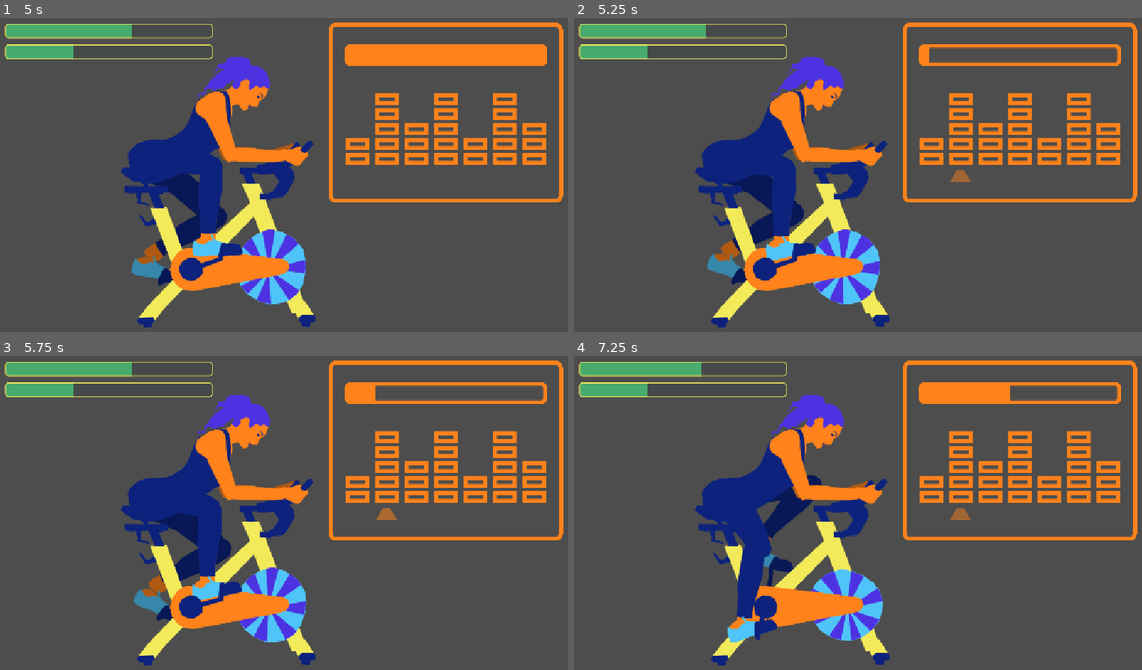
Above: before the commit, frames 1-4 (two rows, left to right).
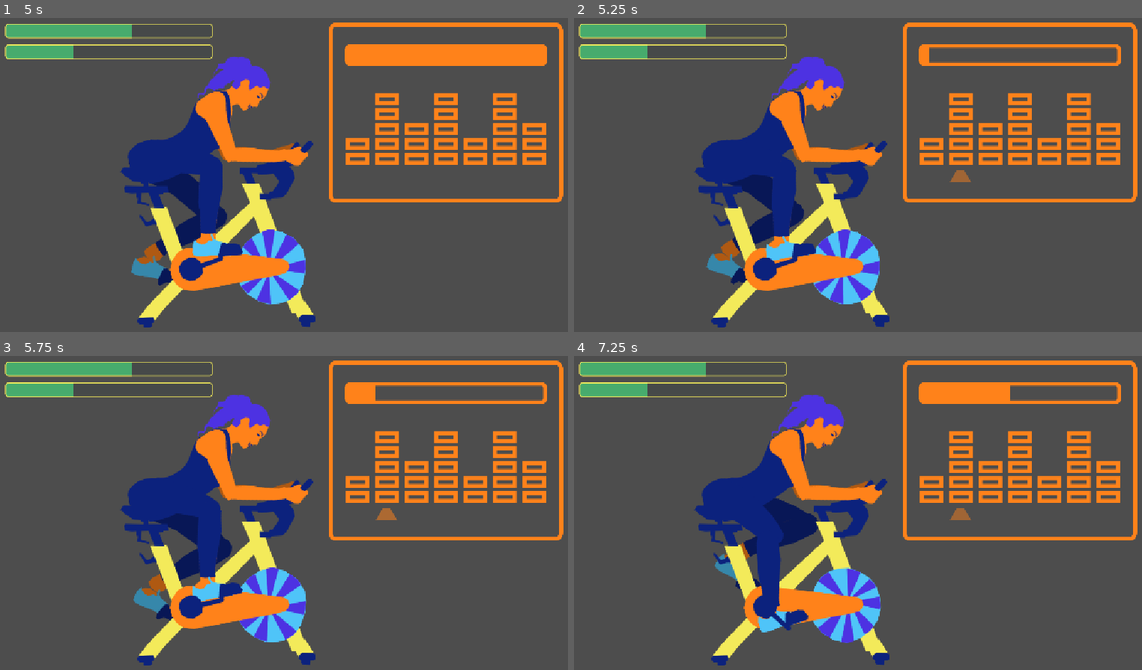
Above: after the commit, the same moments.

Repository: local-minimum/The-Vicious-Cycle
Game: Godot game, scene res://levels/spinning/spinning.tscn
The game is run twice, just before and just after one commit, with the same random seed, the same clock (stepped at 60 frames per second) and the same inputs.
Inputs (mouse positions are in pixels of both pictures, inside the frame that each line leads up to):
- Up to frame 1 (5 s): tap Enter at 0.5, 3.6 s; move the mouse to (414, 153) at 0.52 s; hold D (pedal_right) 0.53-1.28 s; tap Ctrl at 0.6 s; click (414, 153) at 0.67 s; tap Space at 0.77, 1.52, 3.02, 3.77, 4.52 s; move the mouse to (164, 187) at 1.27 s; hold S 1.28-2.03 s; tap Q at 1.35 s; move the mouse to (346, 96) at 2.02 s; hold D (pedal_right) 2.03-2.78 s; tap Delete at 2.1 s; move the mouse to (255, 237) at 2.77 s; hold W 2.78-3.53 s; tap E at 2.85 s; click (255, 237) at 2.92 s; move the mouse to (465, 222) at 3.52 s; hold A (pedal_left) from 3.53 s (still down); move the mouse to (102, 121) at 4.27 s; tap Keypad Enter at 4.35 s
- Up to frame 2 (5.25 s): move the mouse to (886, 171) at 5.02 s; release A (pedal_left) at 5.03 s; hold S from 5.03 s (still down); tap F at 5.1 s; click (886, 171) at 5.17 s
- Up to frame 3 (5.75 s): keep holding S
- Up to frame 4 (7.25 s): move the mouse to (767, 425) at 5.77 s; release S at 5.78 s; hold D (pedal_right) 5.78-6.53 s; tap 1 at 5.85 s; tap Space at 6.02, 6.77 s; move the mouse to (988, 491) at 6.52 s; hold W from 6.53 s (still down); tap 2 at 6.6 s

Frame 1 is identical in both runs. In frame 2, 0.1% of the frame differs, in the area x 23-43%, y 59-85%; in frame 3, 0.3%; in frame 4, 4.5%, in the area x 22-55%, y 1-92%.

Commit message:
Spinning machine connected to programs

Diff:
--- a/levels/spinning/spinning_machine.gd
+++ b/levels/spinning/spinning_machine.gd
@@ -8,6 +8,7 @@
 
 @export var collapse_joints: Array[Joint2D]
 var collapsed: bool
+var completed: bool
 
 const FRONT_ANGLE_MIN: float = deg_to_rad(42)
 const FRONT_ANGLE_MAX: float = deg_to_rad(241)
@@ -19,6 +20,18 @@
 func _enter_tree() -> void:
     if __SignalBus.on_exercise_no_calories.connect(_handle_no_calories) != OK:
         push_error("Failed to connect no calories")
+    if __SignalBus.on_exercise_start_step.connect(_handle_start_spin_step) != OK:
+        push_error("Failed to connect exercise start step")
+    if __SignalBus.on_exercise_complete.connect(_handle_spinning_complete) != OK:
+        push_error("Failed to connect spinning complete")
+
+func _handle_start_spin_step(_step: int, resistance: int) -> void:
+    _active_setting = resistance - 1
+
+func _handle_spinning_complete() -> void:
+    completed = true
+    await get_tree().create_timer(1.0).timeout
+    get_tree().change_scene_to_file(&"res://levels/passage_of_time/passage_of_time.tscn")
 
 func _handle_no_calories() -> void:
     for joint: Joint2D in collapse_joints:
@@ -29,6 +42,7 @@
     get_tree().change_scene_to_file(&"res://levels/passage_of_time/passage_of_time.tscn")
 
 func _ready() -> void:
+    completed = false
     _wheel_pos = wheel.position
     __SignalBus.on_start_exercise.emit()
 
@@ -37,7 +51,7 @@
 
     _process_speed_decay(delta)
 
-    if !collapsed:
+    if !collapsed && !completed:
         if balance_force < 0:
             var a: float = fposmod(front_pedal_spoke.global_rotation, TAU)
             var force_direction: float = 1.0 if a >= FRONT_ANGLE_MIN && a <= FRONT_ANGLE_MAX else -1.0
